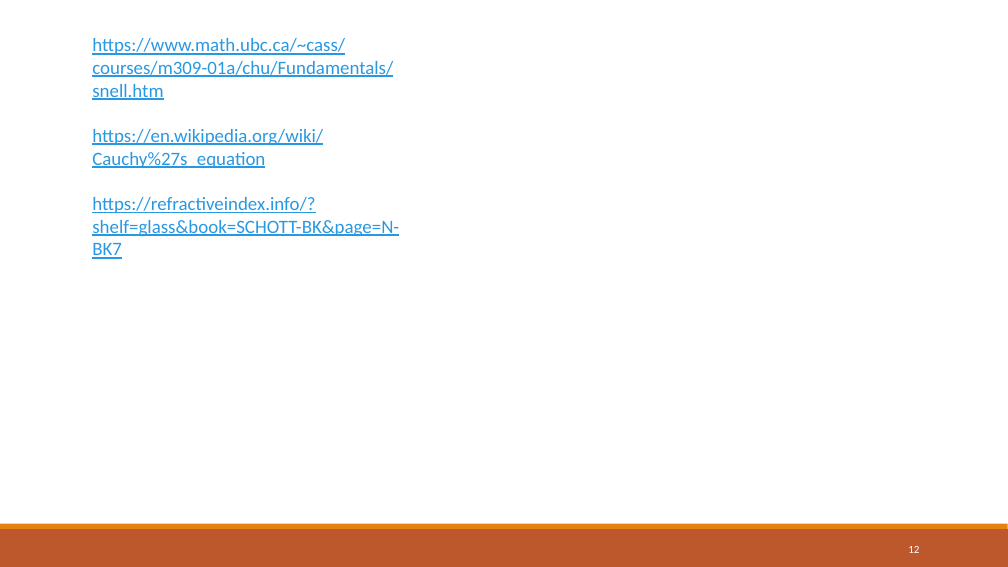
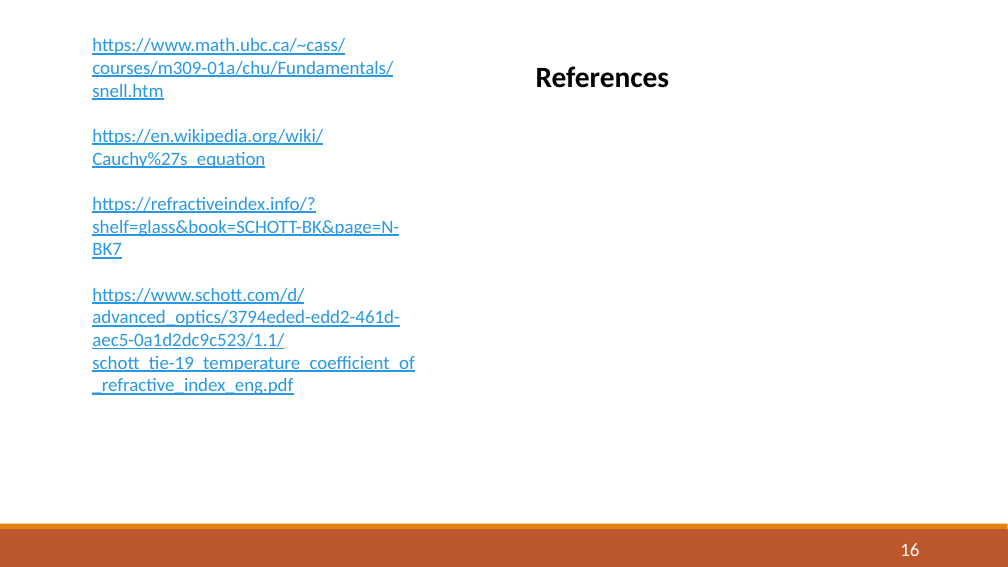
Before and after one commit to rid181198/optical-properties, a slide deck: slide 16 of p2.pptx (slide 12 before the commit). Drawn at 1008x567 pixels with LibreOffice and Linux fonts; fonts in the diff are those of the drawing. Boxes give left, top, right and bottom in pixels: in the first picture for what was removed or moved away, otherwise in the second. Text is boxed around its words. In the diff, an @@ line names an element or a change of style, - is before the commit and + after.

Commit message:
made changes in PPT

```diff
--- a/p2.pptx
+++ b/p2.pptx
@@ text added at (x1=536, y1=66, x2=670, y2=88), 28 pt, text #000000, bold @@
+References
@@ text at (x1=92, y1=288, x2=414, y2=395): paragraph added @@
+https://www.schott.com/d/advanced_optics/3794eded-edd2-461d-aec5-0a1d2dc9c523/1.1/schott_tie-19_temperature_coefficient_of_refractive_index_eng.pdf
@@ page number at (x1=900, y1=543, x2=919, y2=556): text changed; size 10.5 to 18 pt @@
-12
+16
```
Also in this commit, not shown: 3 other slides changed, 11 slides added, 1 slide removed, 7 other files.
